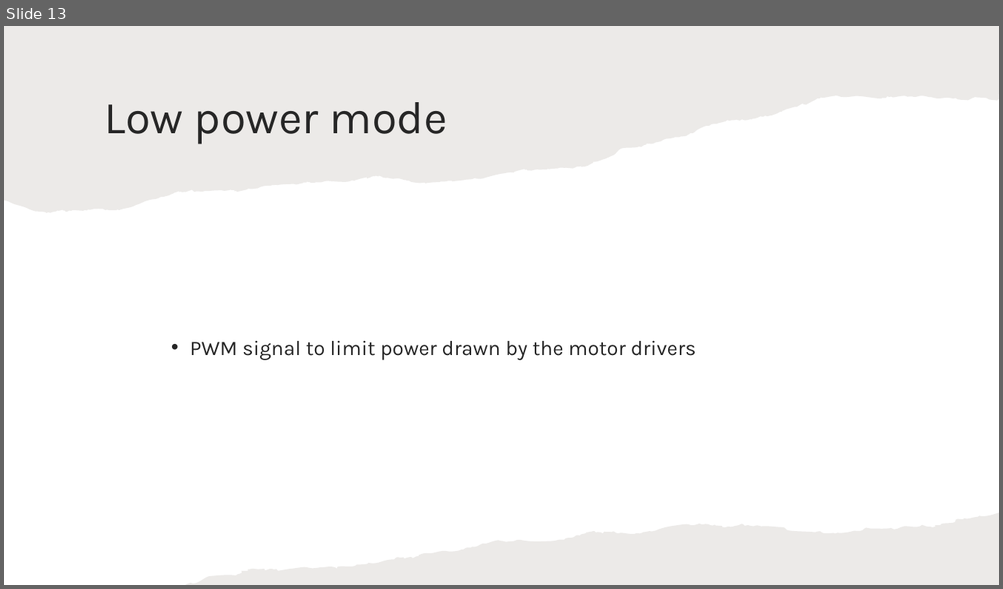
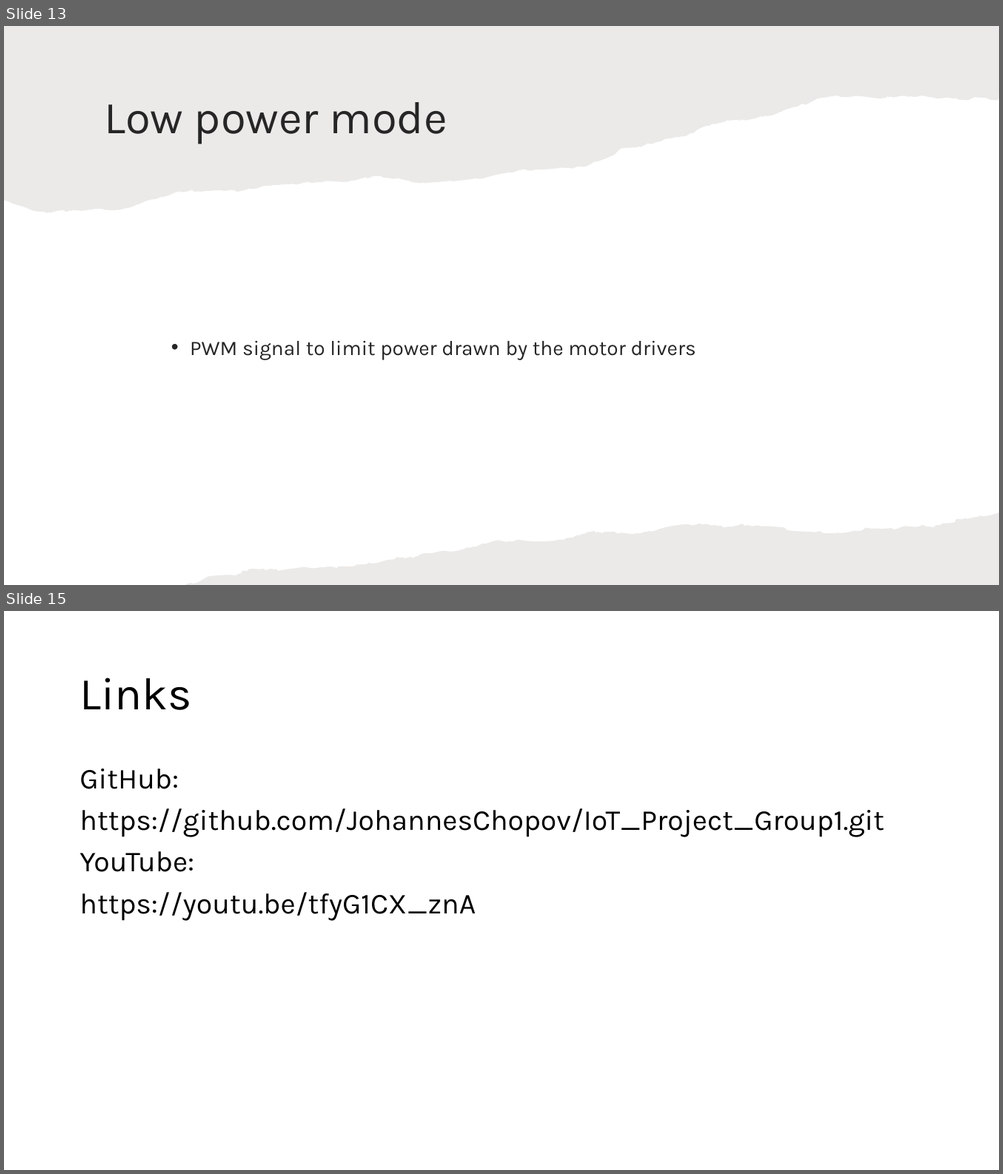
Before and after one commit to Mohammed-2002/Psoc_X5, a slide deck: Presentatie_Psoc_X5.pptx. Shown one above the other, each under a label of ours: slide 13 before the commit, slides 13 and 15 after it; the slides between them are not shown. The pictures are 1003x589 and 1003x1174 pixels, drawn with LibreOffice and Linux fonts; fonts in the diff are those of the drawing. Boxes give left, top, right and bottom in pixels: in the first picture for what was removed or moved away, otherwise in the second. Text is boxed around its words. In the diff, an @@ line names an element or a change of style, - is before the commit and + after.

```diff
--- a/Presentatie_Psoc_X5.pptx
+++ b/Presentatie_Psoc_X5.pptx
@@ slide 15 added at (4, 611, 999, 1170), background #FFFFFF @@
@@ title added at (79, 678, 191, 710), 44 pt, text #000000 @@
+Links
@@ text added at (79, 769, 884, 921), 28 pt, text #000000 @@
+GitHub:
+https://github.com/JohannesChopov/IoT_Project_Group1.git
+YouTube:
+https://youtu.be/tfyG1CX_znA
```
Also in this commit, not shown: 1 other file.
